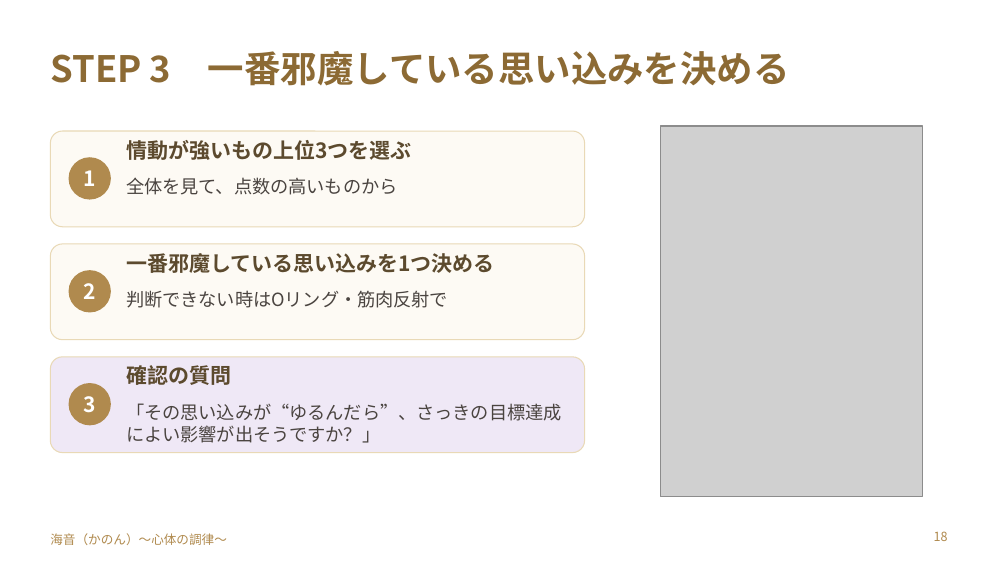
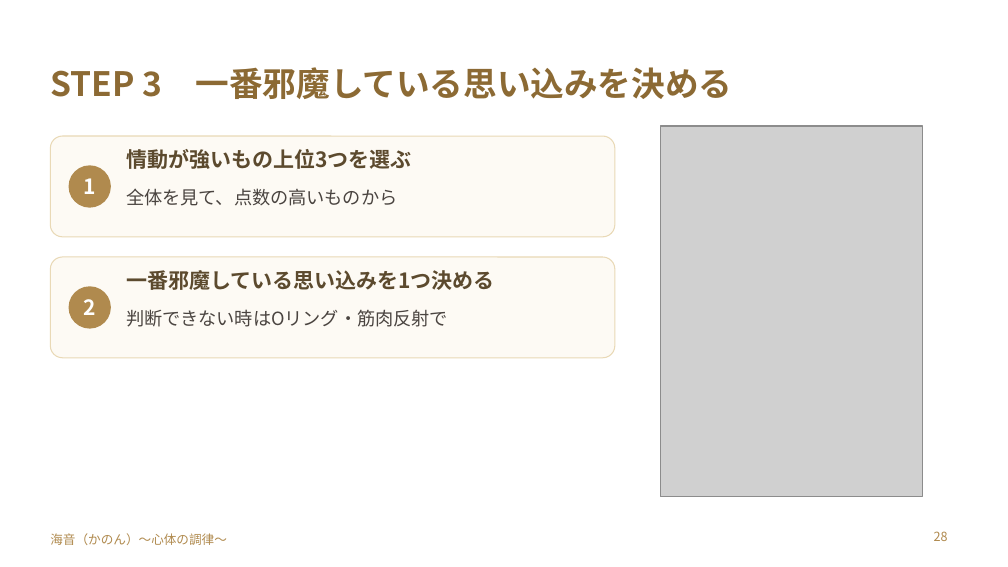
Before and after one commit to y-takahashi-cmd/MyBrain, a slide deck: slide 28 of 20_Projects/海音_心体の調律/単発/仁部あきえさん/20261028_仁部あきえさん_お金のブロック単発セッション.pptx (slide 18 before the commit). Drawn at 1008x567 pixels with LibreOffice and Linux fonts; fonts in the diff are those of the drawing; grey boxes stand for pictures. Boxes give left, top, right and bottom in pixels: in the first picture for what was removed or moved away, otherwise in the second. Text is boxed around its words. In the diff, an @@ line names an element or a change of style, - is before the commit and + after.

```diff
--- a/20_Projects/海音_心体の調律/単発/仁部あきえさん/20261028_仁部あきえさん_お金のブロック単発セッション.pptx
+++ b/20_Projects/海音_心体の調律/単発/仁部あきえさん/20261028_仁部あきえさん_お金のブロック単発セッション.pptx
@@ title "STEP 3 一番邪魔している思い込みを決める": place and size @@
-title "STEP 3 一番邪魔している思い込みを決める" at box(50, 51, 790, 86)
+title "STEP 3 一番邪魔している思い込みを決める" at box(50, 67, 733, 99)
@@ title "STEP 3 一番邪魔している思い込みを決める" at box(50, 67, 733, 99): size 26 to 24 pt @@
@@ rounded rectangle: place and size @@
-rounded rectangle at box(50, 131, 585, 227)
+rounded rectangle at box(50, 136, 615, 237)
@@ rounded rectangle at box(50, 136, 615, 237): proportions changed @@
@@ text "情動が強いもの上位3つを選ぶ": place and size @@
-text "情動が強いもの上位3つを選ぶ" at box(126, 140, 411, 160)
+text "情動が強いもの上位3つを選ぶ" at box(126, 149, 411, 169)
@@ text "1": place and size @@
-text "1" at box(84, 170, 96, 186)
+text "1" at box(84, 178, 96, 194)
@@ ellipse: place and size @@
-ellipse at box(69, 157, 111, 200)
+ellipse at box(69, 165, 111, 208)
@@ text "全体を見て、点数の高いものから": place and size @@
-text "全体を見て、点数の高いものから" at box(126, 177, 397, 195)
+text "全体を見て、点数の高いものから" at box(126, 188, 397, 206)
@@ rounded rectangle at box(50, 257, 615, 358): proportions changed @@
@@ rounded rectangle: place and size @@
-rounded rectangle at box(50, 244, 585, 340)
+rounded rectangle at box(50, 257, 615, 358)
@@ text "一番邪魔している思い込みを1つ決める": place and size @@
-text "一番邪魔している思い込みを1つ決める" at box(126, 253, 495, 273)
+text "一番邪魔している思い込みを1つ決める" at box(126, 270, 495, 290)
@@ text "2": place and size @@
-text "2" at box(84, 283, 96, 299)
+text "2" at box(84, 299, 96, 315)
@@ ellipse: place and size @@
-ellipse at box(69, 270, 111, 312)
+ellipse at box(69, 286, 111, 329)
@@ text "判断できない時はOリング・筋肉反射で": place and size @@
-text "判断できない時はOリング・筋肉反射で" at box(126, 290, 448, 308)
+text "判断できない時はOリング・筋肉反射で" at box(126, 309, 448, 327)
@@ rounded rectangle removed at box(50, 357, 585, 453) @@
@@ ellipse removed at box(69, 383, 111, 425) @@
@@ text removed at box(126, 365, 231, 385) @@
-確認の質問
@@ text removed at box(84, 396, 96, 413) @@
-3
@@ text removed at box(126, 403, 562, 443) @@
-「その思い込みが“ゆるんだら”、さっきの目標達成によい影響が出そうですか？」
@@ page number at box(934, 531, 948, 541): text changed @@
-18
+28
```
Also in this commit, not shown: 14 other slides changed, 25 slides added, 7 slides removed.
